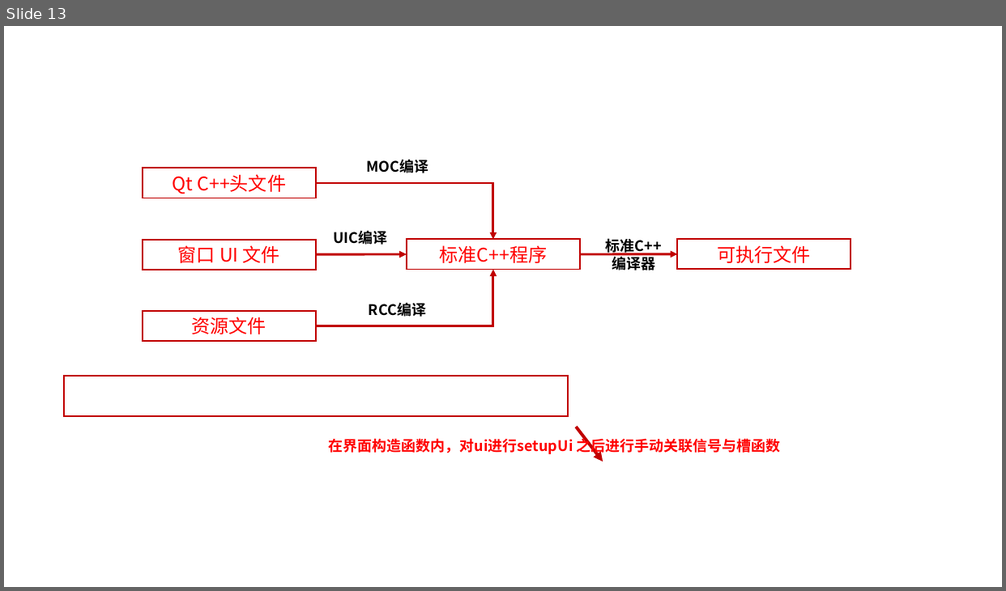
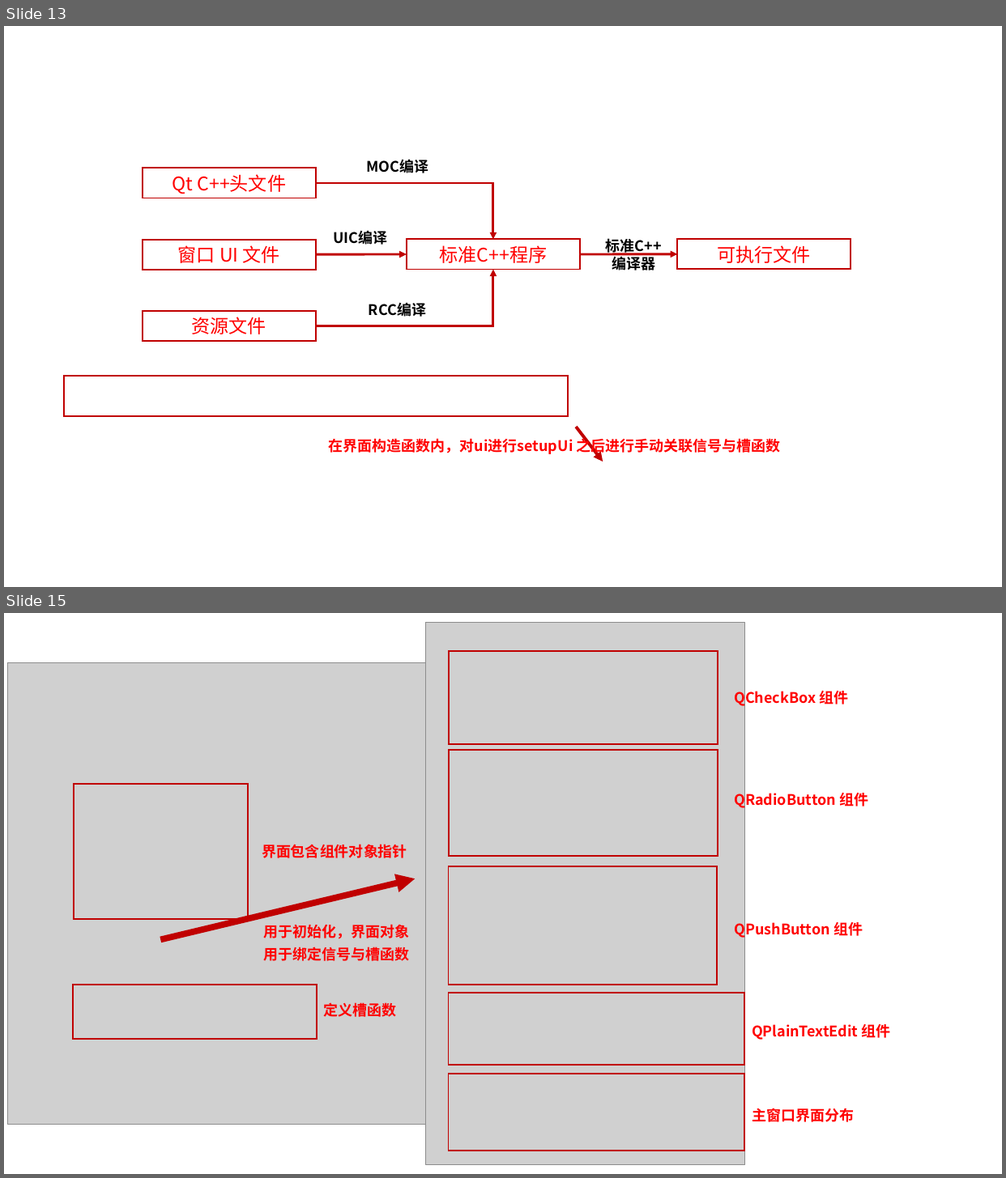
Before and after one commit to LQF376/QtmyLearn, a slide deck: pic.pptx. Shown one above the other, each under a label of ours: slide 13 before the commit, slides 13 and 15 after it; the slides between them are not shown. The pictures are 1006x591 and 1006x1178 pixels, drawn with LibreOffice and Linux fonts; fonts in the diff are those of the drawing; grey boxes stand for pictures. Boxes give left, top, right and bottom in pixels: in the first picture for what was removed or moved away, otherwise in the second. Text is boxed around its words. In the diff, an @@ line names an element or a change of style, - is before the commit and + after.

```diff
--- a/pic.pptx
+++ b/pic.pptx
@@ slide 15 added at [4,613,1002,1174], background #FFFFFF @@
@@ picture added at [425,623,744,1165] @@
@@ rectangle added at [449,651,718,744], outline #C00000 1.5 pt @@
@@ picture added at [8,663,501,1125] @@
@@ text added at [734,688,849,707], 14 pt, text #FF0000, bold @@
+QCheckBox 组件
@@ rectangle added at [449,750,718,855], outline #C00000 1.5 pt @@
@@ rectangle added at [74,785,247,920], outline #C00000 1.5 pt @@
@@ text added at [734,790,868,810], 14 pt, text #FF0000, bold @@
+QRadioButton 组件
@@ text added at [262,844,407,858], 14 pt, text #FF0000, bold @@
+界面包含组件对象指针
@@ arrow added from (160, 940) to (415, 879), #C00000 6 pt @@
@@ rectangle added at [449,867,718,985], outline #C00000 1.5 pt @@
@@ text added at [264,924,410,939], 14 pt, text #FF0000, bold @@
+用于初始化，界面对象
@@ text added at [734,920,863,939], 14 pt, text #FF0000, bold @@
+QPushButton 组件
@@ text added at [264,947,410,961], 14 pt, text #FF0000, bold @@
+用于绑定信号与槽函数
@@ rectangle added at [73,985,317,1039], outline #C00000 1.5 pt @@
@@ rectangle added at [449,994,745,1065], outline #C00000 1.5 pt @@
@@ text added at [324,1003,397,1017], 14 pt, text #FF0000, bold @@
+定义槽函数
@@ text added at [752,1024,891,1040], 14 pt, text #FF0000, bold @@
+QPlainTextEdit 组件
@@ rectangle added at [449,1073,745,1152], outline #C00000 1.5 pt @@
@@ text added at [752,1108,854,1122], 14 pt, text #FF0000, bold @@
+主窗口界面分布
```
Also in this commit, not shown: 27 other slides added, 1 slide removed, 36 other files.
